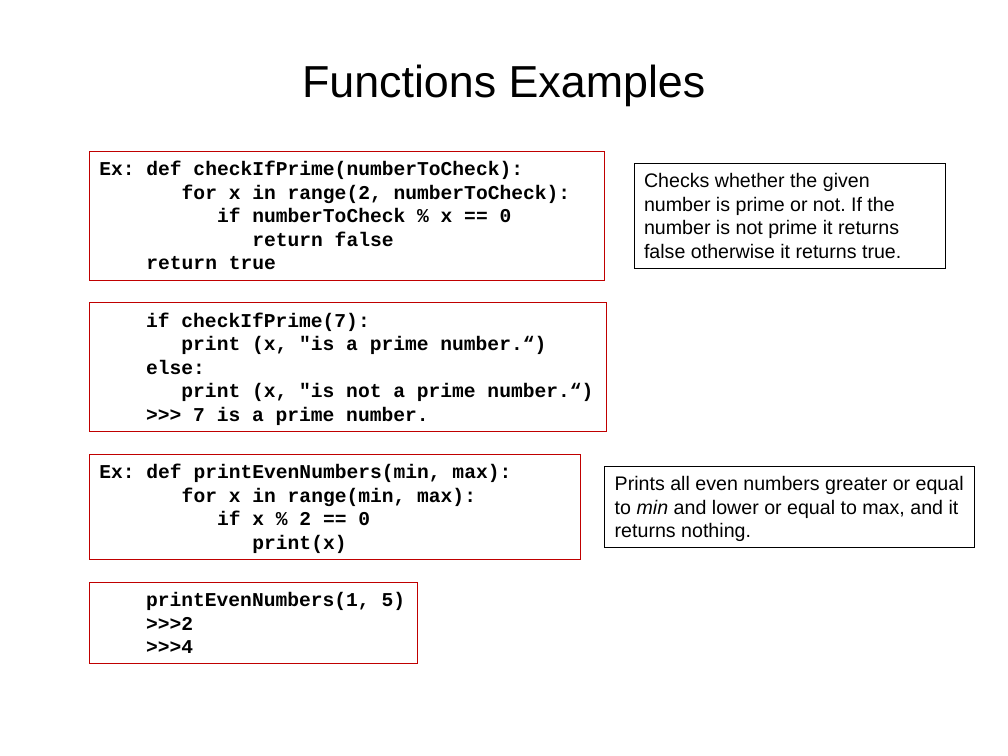
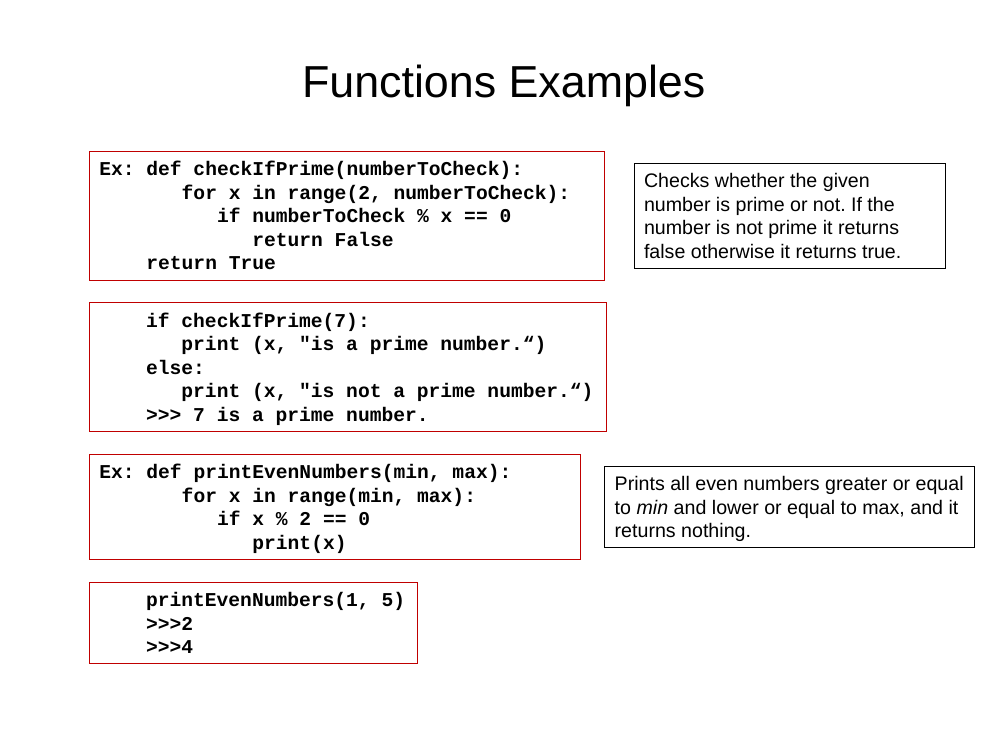
Before and after one commit to dia1128/AIandDataScienceWorkshopwithPython, a slide deck: slide 32 of Week1/02-python - DS, function.pptx. Drawn at 1008x756 pixels with LibreOffice and Linux fonts; fonts in the diff are those of the drawing. Boxes give left, top, right and bottom in pixels: in the first picture for what was removed or moved away, otherwise in the second. Text is boxed around its words. In the diff, an @@ line names an element or a change of style, - is before the commit and + after.

```diff
--- a/Week1/02-python - DS, function.pptx
+++ b/Week1/02-python - DS, function.pptx
@@ text in rectangle at (x1=146, y1=232, x2=394, y2=270): text changed @@
-return false
-return true
+return False
+return True
```
Also in this commit, not shown: 1 other slide changed, 1 other file.
